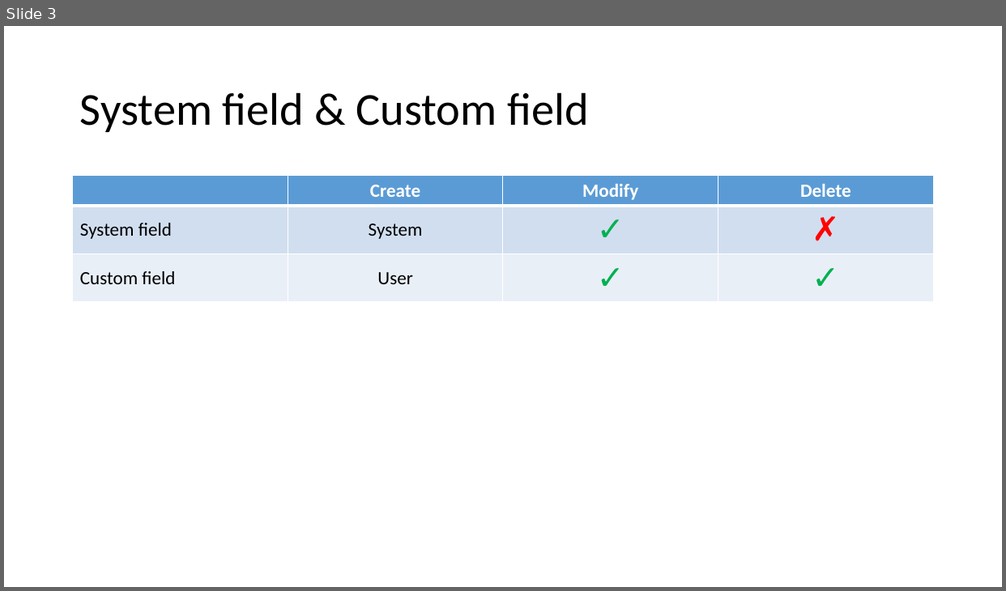
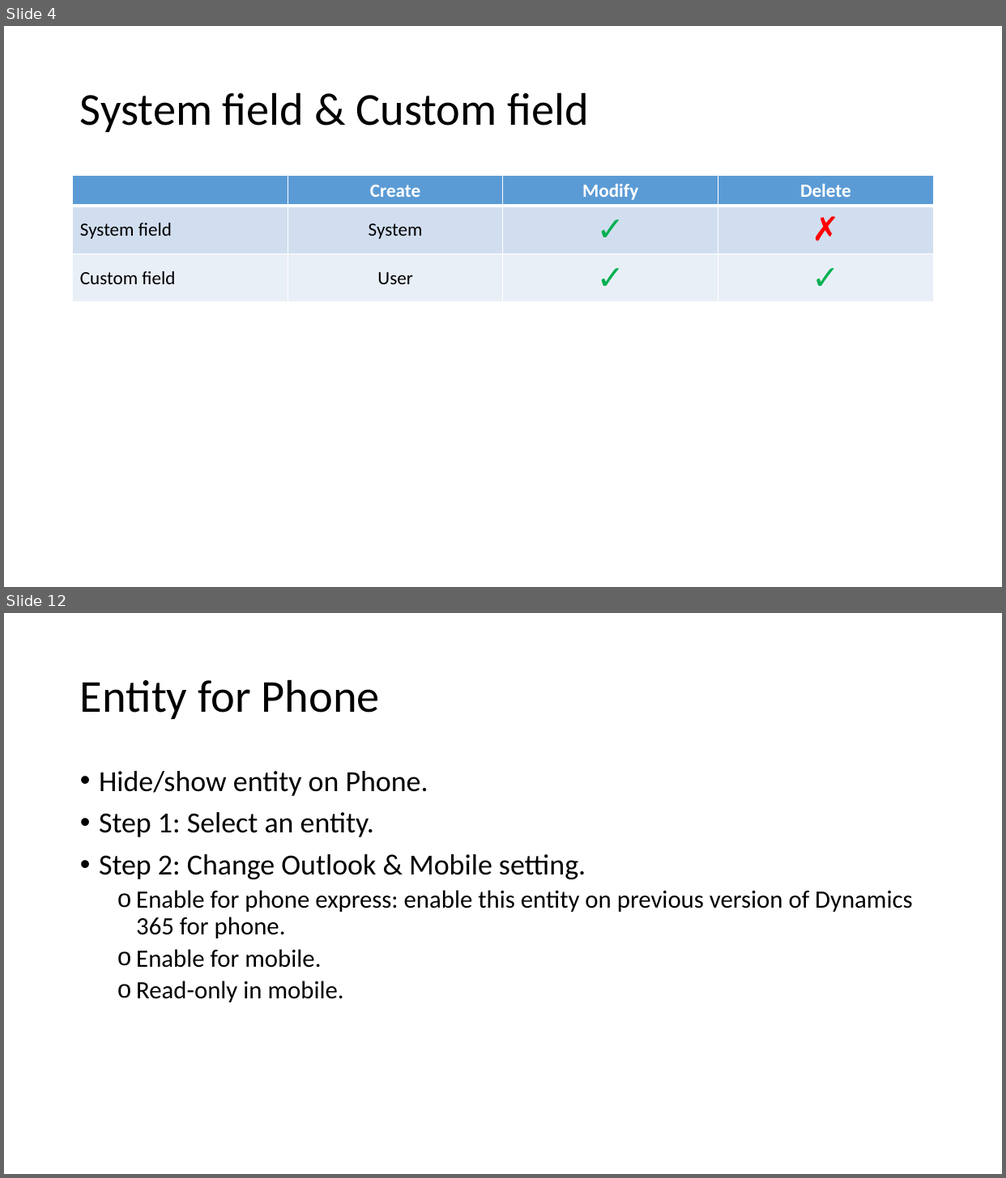
Before and after one commit to hevilhuy/Reports, a slide deck: Document/Report 2.pptx. Shown one above the other, each under a label of ours: slide 3 before the commit, slides 4 and 12 after it; the slides between them are not shown. The pictures are 1006x591 and 1006x1178 pixels, drawn with LibreOffice and Linux fonts; fonts in the diff are those of the drawing. Boxes give left, top, right and bottom in pixels: in the first picture for what was removed or moved away, otherwise in the second. Text is boxed around its words. In the diff, an @@ line names an element or a change of style, - is before the commit and + after.

```diff
--- a/Document/Report 2.pptx
+++ b/Document/Report 2.pptx
@@ slide 12 added at (4,613,1002,1174), background #FFFFFF @@
@@ title added at (80,679,380,719), 44 pt, text #000000 @@
+Entity for Phone
@@ text added at (99,771,913,1003), 24 pt, text #000000 @@
+• Hide/show entity on Phone.
+• Step 1: Select an entity.
+• Step 2: Change Outlook & Mobile setting.
+  o Enable for phone express: enable this entity on previous version of Dynamics 365 for phone.
+  o Enable for mobile.
+  o Read-only in mobile.
@@ what was slide 3 is now slide 4 @@
```
Also in this commit, not shown: 2 slides changed, 25 other slides added, 1 slide removed, 1 other file.
